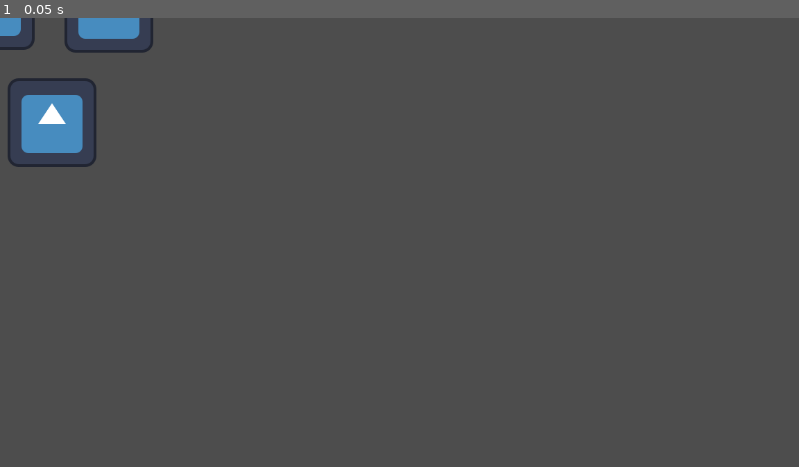
Above: before the commit, frame 1.
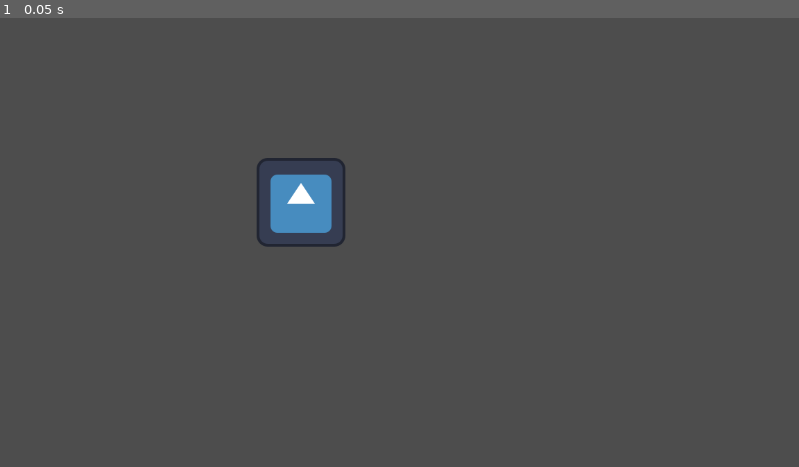
Above: after the commit, the same moment.

Repository: JuanBlancoEn/TheSoundsOfFreedom
Game: Godot game, scene res://Main.tscn
Same seed, same stepped clock (60 frames per second), same inputs: the game is played once before the commit and once after it. This scene is started directly instead of the project's main scene. The engine's default icon, where the game draws it, is replaced by a stand-in: a white triangle on a blue panel in a dark square.
Inputs:
- Up to frame 1 (0.05 s): no input

The runs differ from the first frame. In frame 1, 3.2% of the frame differs, in the area x 0-44%, y 0-52%.

Commit message:
personaje

Diff:
--- a/Main.tscn
+++ b/Main.tscn
@@ -1,17 +1,9 @@
-[gd_scene load_steps=2 format=3 uid="uid://cvnkj2vk12snb"]
+[gd_scene load_steps=2 format=3 uid="uid://biag61xl3r21w"]
 
 [ext_resource type="Texture2D" uid="uid://igkv4pd7j56x" path="res://icon.svg" id="1_ig7tw"]
 
 [node name="Node2D" type="Node2D"]
 
 [node name="Icon" type="Sprite2D" parent="."]
-position = Vector2(-14, -18)
+position = Vector2(434, 266)
 texture = ExtResource("1_ig7tw")
-
-[node name="Icon2" type="Sprite2D" parent="."]
-position = Vector2(157, -14)
-texture = ExtResource("1_ig7tw")
-
-[node name="Icono3" type="Sprite2D" parent="."]
-position = Vector2(75, 151)
-texture = ExtResource("1_ig7tw")
--- /dev/null
+++ b/character_body_2d.gd
@@ -0,0 +1,35 @@
+extends CharacterBody2D
+
+@onready var animated_sprite_2d: AnimatedSprite2D = $AnimatedSprite2D
+
+@export var velocidad : float = 150.0
+
+func _physics_process(delta):
+	var direccion = Input.get_vector("ui_left", "ui_right", "ui_up", "ui_down")
+
+	if direccion:
+		velocity = direccion * velocidad
+		animacion(direccion)
+	else:
+		velocity = velocity.move_toward(Vector2.ZERO, velocidad)
+		animated_sprite_2d.play("idle")
+
+	move_and_slide()
+
+func animacion(dir: Vector2):
+	var angulo = dir.angle()
+	var index = int(round(angulo / (PI / 4)))
+	index = posmod(index, 8)
+
+	var anim_names = [
+		"walk_right",
+		"w_down_right",
+		"walk_down",
+		"w_down_left",
+		"walk_left",
+		"w_up_left",
+		"walk_up",
+		"w_up_right"
+	]
+
+	animated_sprite_2d.play(anim_names[index])
--- /dev/null
+++ b/personaje.tscn
@@ -0,0 +1,572 @@
+[gd_scene load_steps=78 format=3 uid="uid://bf0c0n61kuuc1"]
+
+[ext_resource type="Script" uid="uid://cilx2ki50nueq" path="res://character_body_2d.gd" id="1_yppqc"]
+[ext_resource type="Texture2D" uid="uid://cf03ciwgjnpiu" path="res://personaje/Idle3.png" id="2_gj0cs"]
+[ext_resource type="Texture2D" uid="uid://c1dce65lo3vwb" path="res://personaje/Walk.png" id="3_ck3sb"]
+
+[sub_resource type="CircleShape2D" id="CircleShape2D_cx4ix"]
+
+[sub_resource type="AtlasTexture" id="AtlasTexture_35kqm"]
+atlas = ExtResource("2_gj0cs")
+region = Rect2(0, 64, 64, 64)
+
+[sub_resource type="AtlasTexture" id="AtlasTexture_1y5k2"]
+atlas = ExtResource("2_gj0cs")
+region = Rect2(64, 64, 64, 64)
+
+[sub_resource type="AtlasTexture" id="AtlasTexture_f8plh"]
+atlas = ExtResource("2_gj0cs")
+region = Rect2(128, 64, 64, 64)
+
+[sub_resource type="AtlasTexture" id="AtlasTexture_pqm5q"]
+atlas = ExtResource("2_gj0cs")
+region = Rect2(192, 64, 64, 64)
+
+[sub_resource type="AtlasTexture" id="AtlasTexture_2vb47"]
+atlas = ExtResource("2_gj0cs")
+region = Rect2(256, 64, 64, 64)
+
+[sub_resource type="AtlasTexture" id="AtlasTexture_xeorn"]
+atlas = ExtResource("2_gj0cs")
+region = Rect2(320, 64, 64, 64)
+
+[sub_resource type="AtlasTexture" id="AtlasTexture_chw5a"]
+atlas = ExtResource("2_gj0cs")
+region = Rect2(384, 64, 64, 64)
+
+[sub_resource type="AtlasTexture" id="AtlasTexture_wdwyh"]
+atlas = ExtResource("2_gj0cs")
+region = Rect2(448, 64, 64, 64)
+
+[sub_resource type="AtlasTexture" id="AtlasTexture_h755h"]
+atlas = ExtResource("3_ck3sb")
+region = Rect2(0, 192, 64, 64)
+
+[sub_resource type="AtlasTexture" id="AtlasTexture_pyv6t"]
+atlas = ExtResource("3_ck3sb")
+region = Rect2(64, 192, 64, 64)
+
+[sub_resource type="AtlasTexture" id="AtlasTexture_wyluk"]
+atlas = ExtResource("3_ck3sb")
+region = Rect2(128, 192, 64, 64)
+
+[sub_resource type="AtlasTexture" id="AtlasTexture_n8vmr"]
+atlas = ExtResource("3_ck3sb")
+region = Rect2(192, 192, 64, 64)
+
+[sub_resource type="AtlasTexture" id="AtlasTexture_vopn2"]
+atlas = ExtResource("3_ck3sb")
+region = Rect2(256, 192, 64, 64)
+
+[sub_resource type="AtlasTexture" id="AtlasTexture_3rvlt"]
+atlas = ExtResource("3_ck3sb")
+region = Rect2(320, 192, 64, 64)
+
+[sub_resource type="AtlasTexture" id="AtlasTexture_cgtbb"]
+atlas = ExtResource("3_ck3sb")
+region = Rect2(384, 192, 64, 64)
+
+[sub_resource type="AtlasTexture" id="AtlasTexture_8huex"]
+atlas = ExtResource("3_ck3sb")
+region = Rect2(448, 192, 64, 64)
+
+[sub_resource type="AtlasTexture" id="AtlasTexture_vpyix"]
+atlas = ExtResource("3_ck3sb")
+region = Rect2(0, 64, 64, 64)
+
+[sub_resource type="AtlasTexture" id="AtlasTexture_mcxej"]
+atlas = ExtResource("3_ck3sb")
+region = Rect2(64, 64, 64, 64)
+
+[sub_resource type="AtlasTexture" id="AtlasTexture_pe31f"]
+atlas = ExtResource("3_ck3sb")
+region = Rect2(128, 64, 64, 64)
+
+[sub_resource type="AtlasTexture" id="AtlasTexture_y2l4a"]
+atlas = ExtResource("3_ck3sb")
+region = Rect2(192, 64, 64, 64)
+
+[sub_resource type="AtlasTexture" id="AtlasTexture_hujys"]
+atlas = ExtResource("3_ck3sb")
+region = Rect2(256, 64, 64, 64)
+
+[sub_resource type="AtlasTexture" id="AtlasTexture_585sv"]
+atlas = ExtResource("3_ck3sb")
+region = Rect2(320, 64, 64, 64)
+
+[sub_resource type="AtlasTexture" id="AtlasTexture_q2cvw"]
+atlas = ExtResource("3_ck3sb")
+region = Rect2(384, 64, 64, 64)
+
+[sub_resource type="AtlasTexture" id="AtlasTexture_x7w2g"]
+atlas = ExtResource("3_ck3sb")
+region = Rect2(448, 64, 64, 64)
+
+[sub_resource type="AtlasTexture" id="AtlasTexture_wiotw"]
+atlas = ExtResource("3_ck3sb")
+region = Rect2(0, 320, 64, 64)
+
+[sub_resource type="AtlasTexture" id="AtlasTexture_pcrpr"]
+atlas = ExtResource("3_ck3sb")
+region = Rect2(64, 320, 64, 64)
+
+[sub_resource type="AtlasTexture" id="AtlasTexture_qhqe6"]
+atlas = ExtResource("3_ck3sb")
+region = Rect2(128, 320, 64, 64)
+
+[sub_resource type="AtlasTexture" id="AtlasTexture_ut7ew"]
+atlas = ExtResource("3_ck3sb")
+region = Rect2(192, 320, 64, 64)
+
+[sub_resource type="AtlasTexture" id="AtlasTexture_cyfcw"]
+atlas = ExtResource("3_ck3sb")
+region = Rect2(256, 320, 64, 64)
+
+[sub_resource type="AtlasTexture" id="AtlasTexture_baaeu"]
+atlas = ExtResource("3_ck3sb")
+region = Rect2(320, 320, 64, 64)
+
+[sub_resource type="AtlasTexture" id="AtlasTexture_d6vrp"]
+atlas = ExtResource("3_ck3sb")
+region = Rect2(384, 320, 64, 64)
+
+[sub_resource type="AtlasTexture" id="AtlasTexture_f0sqd"]
+atlas = ExtResource("3_ck3sb")
+region = Rect2(448, 320, 64, 64)
+
+[sub_resource type="AtlasTexture" id="AtlasTexture_b2nqx"]
+atlas = ExtResource("3_ck3sb")
+region = Rect2(0, 448, 64, 64)
+
+[sub_resource type="AtlasTexture" id="AtlasTexture_kwltd"]
+atlas = ExtResource("3_ck3sb")
+region = Rect2(64, 448, 64, 64)
+
+[sub_resource type="AtlasTexture" id="AtlasTexture_0xjar"]
+atlas = ExtResource("3_ck3sb")
+region = Rect2(128, 448, 64, 64)
+
+[sub_resource type="AtlasTexture" id="AtlasTexture_8segr"]
+atlas = ExtResource("3_ck3sb")
+region = Rect2(192, 448, 64, 64)
+
+[sub_resource type="AtlasTexture" id="AtlasTexture_t5t66"]
+atlas = ExtResource("3_ck3sb")
+region = Rect2(256, 448, 64, 64)
+
+[sub_resource type="AtlasTexture" id="AtlasTexture_83km4"]
+atlas = ExtResource("3_ck3sb")
+region = Rect2(320, 448, 64, 64)
+
+[sub_resource type="AtlasTexture" id="AtlasTexture_ypa8i"]
+atlas = ExtResource("3_ck3sb")
+region = Rect2(384, 448, 64, 64)
+
+[sub_resource type="AtlasTexture" id="AtlasTexture_hmipk"]
+atlas = ExtResource("3_ck3sb")
+region = Rect2(448, 448, 64, 64)
+
+[sub_resource type="AtlasTexture" id="AtlasTexture_1sfr5"]
+atlas = ExtResource("3_ck3sb")
+region = Rect2(0, 128, 64, 64)
+
+[sub_resource type="AtlasTexture" id="AtlasTexture_t0mwh"]
+atlas = ExtResource("3_ck3sb")
+region = Rect2(64, 128, 64, 64)
+
+[sub_resource type="AtlasTexture" id="AtlasTexture_h43m4"]
+atlas = ExtResource("3_ck3sb")
+region = Rect2(128, 128, 64, 64)
+
+[sub_resource type="AtlasTexture" id="AtlasTexture_6sw18"]
+atlas = ExtResource("3_ck3sb")
+region = Rect2(192, 128, 64, 64)
+
+[sub_resource type="AtlasTexture" id="AtlasTexture_7qrx2"]
+atlas = ExtResource("3_ck3sb")
+region = Rect2(256, 128, 64, 64)
+
+[sub_resource type="AtlasTexture" id="AtlasTexture_l2qse"]
+atlas = ExtResource("3_ck3sb")
+region = Rect2(320, 128, 64, 64)
+
+[sub_resource type="AtlasTexture" id="AtlasTexture_lj84d"]
+atlas = ExtResource("3_ck3sb")
+region = Rect2(384, 128, 64, 64)
+
+[sub_resource type="AtlasTexture" id="AtlasTexture_ay2ko"]
+atlas = ExtResource("3_ck3sb")
+region = Rect2(448, 128, 64, 64)
+
+[sub_resource type="AtlasTexture" id="AtlasTexture_54m2x"]
+atlas = ExtResource("3_ck3sb")
+region = Rect2(0, 256, 64, 64)
+
+[sub_resource type="AtlasTexture" id="AtlasTexture_35jq0"]
+atlas = ExtResource("3_ck3sb")
+region = Rect2(64, 256, 64, 64)
+
+[sub_resource type="AtlasTexture" id="AtlasTexture_6jop0"]
+atlas = ExtResource("3_ck3sb")
+region = Rect2(128, 256, 64, 64)
+
+[sub_resource type="AtlasTexture" id="AtlasTexture_khu12"]
+atlas = ExtResource("3_ck3sb")
+region = Rect2(192, 256, 64, 64)
+
+[sub_resource type="AtlasTexture" id="AtlasTexture_vvejh"]
+atlas = ExtResource("3_ck3sb")
+region = Rect2(256, 256, 64, 64)
+
+[sub_resource type="AtlasTexture" id="AtlasTexture_h3rte"]
+atlas = ExtResource("3_ck3sb")
+region = Rect2(320, 256, 64, 64)
+
+[sub_resource type="AtlasTexture" id="AtlasTexture_3e8jb"]
+atlas = ExtResource("3_ck3sb")
+region = Rect2(384, 256, 64, 64)
+
+[sub_resource type="AtlasTexture" id="AtlasTexture_uq1mh"]
+atlas = ExtResource("3_ck3sb")
+region = Rect2(448, 256, 64, 64)
+
+[sub_resource type="AtlasTexture" id="AtlasTexture_esy4n"]
+atlas = ExtResource("3_ck3sb")
+region = Rect2(0, 0, 64, 64)
+
+[sub_resource type="AtlasTexture" id="AtlasTexture_c8dqh"]
+atlas = ExtResource("3_ck3sb")
+region = Rect2(64, 0, 64, 64)
+
+[sub_resource type="AtlasTexture" id="AtlasTexture_dqbhs"]
+atlas = ExtResource("3_ck3sb")
+region = Rect2(128, 0, 64, 64)
+
+[sub_resource type="AtlasTexture" id="AtlasTexture_h5og3"]
+atlas = ExtResource("3_ck3sb")
+region = Rect2(192, 0, 64, 64)
+
+[sub_resource type="AtlasTexture" id="AtlasTexture_hnia0"]
+atlas = ExtResource("3_ck3sb")
+region = Rect2(256, 0, 64, 64)
+
+[sub_resource type="AtlasTexture" id="AtlasTexture_8l85w"]
+atlas = ExtResource("3_ck3sb")
+region = Rect2(320, 0, 64, 64)
+
+[sub_resource type="AtlasTexture" id="AtlasTexture_tsbjb"]
+atlas = ExtResource("3_ck3sb")
+region = Rect2(384, 0, 64, 64)
+
+[sub_resource type="AtlasTexture" id="AtlasTexture_4r07w"]
+atlas = ExtResource("3_ck3sb")
+region = Rect2(448, 0, 64, 64)
+
+[sub_resource type="AtlasTexture" id="AtlasTexture_0yohh"]
+atlas = ExtResource("3_ck3sb")
+region = Rect2(0, 384, 64, 64)
+
+[sub_resource type="AtlasTexture" id="AtlasTexture_55gr4"]
+atlas = ExtResource("3_ck3sb")
+region = Rect2(64, 384, 64, 64)
+
+[sub_resource type="AtlasTexture" id="AtlasTexture_1w6j8"]
+atlas = ExtResource("3_ck3sb")
+region = Rect2(128, 384, 64, 64)
+
+[sub_resource type="AtlasTexture" id="AtlasTexture_yhouv"]
+atlas = ExtResource("3_ck3sb")
+region = Rect2(192, 384, 64, 64)
+
+[sub_resource type="AtlasTexture" id="AtlasTexture_omlps"]
+atlas = ExtResource("3_ck3sb")
+region = Rect2(256, 384, 64, 64)
+
+[sub_resource type="AtlasTexture" id="AtlasTexture_30d3f"]
+atlas = ExtResource("3_ck3sb")
+region = Rect2(320, 384, 64, 64)
+
+[sub_resource type="AtlasTexture" id="AtlasTexture_8xv6e"]
+atlas = ExtResource("3_ck3sb")
+region = Rect2(384, 384, 64, 64)
+
+[sub_resource type="AtlasTexture" id="AtlasTexture_1rde6"]
+atlas = ExtResource("3_ck3sb")
+region = Rect2(448, 384, 64, 64)
+
+[sub_resource type="SpriteFrames" id="SpriteFrames_fj5bu"]
+animations = [{
+"frames": [{
+"duration": 1.0,
+"texture": SubResource("AtlasTexture_35kqm")
+}, {
+"duration": 1.0,
+"texture": SubResource("AtlasTexture_1y5k2")
+}, {
+"duration": 1.0,
+"texture": SubResource("AtlasTexture_f8plh")
+}, {
+"duration": 1.0,
+"texture": SubResource("AtlasTexture_pqm5q")
+}, {
+"duration": 1.0,
+"texture": SubResource("AtlasTexture_2vb47")
+}, {
+"duration": 1.0,
+"texture": SubResource("AtlasTexture_xeorn")
+}, {
+"duration": 1.0,
+"texture": SubResource("AtlasTexture_chw5a")
+}, {
+"duration": 1.0,
+"texture": SubResource("AtlasTexture_wdwyh")
+}],
+"loop": true,
+"name": &"idle",
+"speed": 5.0
+}, {
+"frames": [{
+"duration": 1.0,
+"texture": SubResource("AtlasTexture_h755h")
+}, {
+"duration": 1.0,
+"texture": SubResource("AtlasTexture_pyv6t")
+}, {
+"duration": 1.0,
+"texture": SubResource("AtlasTexture_wyluk")
+}, {
+"duration": 1.0,
+"texture": SubResource("AtlasTexture_n8vmr")
+}, {
+"duration": 1.0,
+"texture": SubResource("AtlasTexture_vopn2")
+}, {
+"duration": 1.0,
+"texture": SubResource("AtlasTexture_3rvlt")
+}, {
+"duration": 1.0,
+"texture": SubResource("AtlasTexture_cgtbb")
+}, {
+"duration": 1.0,
+"texture": SubResource("AtlasTexture_8huex")
+}],
+"loop": true,
+"name": &"w_down_left",
+"speed": 5.0
+}, {
+"frames": [{
+"duration": 1.0,
+"texture": SubResource("AtlasTexture_vpyix")
+}, {
+"duration": 1.0,
+"texture": SubResource("AtlasTexture_mcxej")
+}, {
+"duration": 1.0,
+"texture": SubResource("AtlasTexture_pe31f")
+}, {
+"duration": 1.0,
+"texture": SubResource("AtlasTexture_y2l4a")
+}, {
+"duration": 1.0,
+"texture": SubResource("AtlasTexture_hujys")
+}, {
+"duration": 1.0,
+"texture": SubResource("AtlasTexture_585sv")
+}, {
+"duration": 1.0,
+"texture": SubResource("AtlasTexture_q2cvw")
+}, {
+"duration": 1.0,
+"texture": SubResource("AtlasTexture_x7w2g")
+}],
+"loop": true,
+"name": &"w_down_right",
+"speed": 5.0
+}, {
+"frames": [{
+"duration": 1.0,
+"texture": SubResource("AtlasTexture_wiotw")
+}, {
+"duration": 1.0,
+"texture": SubResource("AtlasTexture_pcrpr")
+}, {
+"duration": 1.0,
+"texture": SubResource("AtlasTexture_qhqe6")
+}, {
+"duration": 1.0,
+"texture": SubResource("AtlasTexture_ut7ew")
+}, {
+"duration": 1.0,
+"texture": SubResource("AtlasTexture_cyfcw")
+}, {
+"duration": 1.0,
+"texture": SubResource("AtlasTexture_baaeu")
+}, {
+"duration": 1.0,
+"texture": SubResource("AtlasTexture_d6vrp")
+}, {
+"duration": 1.0,
+"texture": SubResource("AtlasTexture_f0sqd")
+}],
+"loop": true,
+"name": &"w_up_left",
+"speed": 5.0
+}, {
+"frames": [{
+"duration": 1.0,
+"texture": SubResource("AtlasTexture_b2nqx")
+}, {
+"duration": 1.0,
+"texture": SubResource("AtlasTexture_kwltd")
+}, {
+"duration": 1.0,
+"texture": SubResource("AtlasTexture_0xjar")
+}, {
+"duration": 1.0,
+"texture": SubResource("AtlasTexture_8segr")
+}, {
+"duration": 1.0,
+"texture": SubResource("AtlasTexture_t5t66")
+}, {
+"duration": 1.0,
+"texture": SubResource("AtlasTexture_83km4")
+}, {
+"duration": 1.0,
+"texture": SubResource("AtlasTexture_ypa8i")
+}, {
+"duration": 1.0,
+"texture": SubResource("AtlasTexture_hmipk")
+}],
+"loop": true,
+"name": &"w_up_right",
+"speed": 5.0
+}, {
+"frames": [{
+"duration": 1.0,
+"texture": SubResource("AtlasTexture_1sfr5")
+}, {
+"duration": 1.0,
+"texture": SubResource("AtlasTexture_t0mwh")
+}, {
+"duration": 1.0,
+"texture": SubResource("AtlasTexture_h43m4")
+}, {
+"duration": 1.0,
+"texture": SubResource("AtlasTexture_6sw18")
+}, {
+"duration": 1.0,
+"texture": SubResource("AtlasTexture_7qrx2")
+}, {
+"duration": 1.0,
+"texture": SubResource("AtlasTexture_l2qse")
+}, {
+"duration": 1.0,
+"texture": SubResource("AtlasTexture_lj84d")
+}, {
+"duration": 1.0,
+"texture": SubResource("AtlasTexture_ay2ko")
+}],
+"loop": true,
+"name": &"walk_down",
+"speed": 5.0
+}, {
+"frames": [{
+"duration": 1.0,
+"texture": SubResource("AtlasTexture_54m2x")
+}, {
+"duration": 1.0,
+"texture": SubResource("AtlasTexture_35jq0")
+}, {
+"duration": 1.0,
+"texture": SubResource("AtlasTexture_6jop0")
+}, {
+"duration": 1.0,
+"texture": SubResource("AtlasTexture_khu12")
+}, {
+"duration": 1.0,
+"texture": SubResource("AtlasTexture_vvejh")
+}, {
+"duration": 1.0,
+"texture": SubResource("AtlasTexture_h3rte")
+}, {
+"duration": 1.0,
+"texture": SubResource("AtlasTexture_3e8jb")
+}, {
+"duration": 1.0,
+"texture": SubResource("AtlasTexture_uq1mh")
+}],
+"loop": true,
+"name": &"walk_left",
+"speed": 5.0
+}, {
+"frames": [{
+"duration": 1.0,
+"texture": SubResource("AtlasTexture_esy4n")
+}, {
+"duration": 1.0,
+"texture": SubResource("AtlasTexture_c8dqh")
+}, {
+"duration": 1.0,
+"texture": SubResource("AtlasTexture_dqbhs")
+}, {
+"duration": 1.0,
+"texture": SubResource("AtlasTexture_h5og3")
+}, {
+"duration": 1.0,
+"texture": SubResource("AtlasTexture_hnia0")
+}, {
+"duration": 1.0,
+"texture": SubResource("AtlasTexture_8l85w")
+}, {
+"duration": 1.0,
+"texture": SubResource("AtlasTexture_tsbjb")
+}, {
+"duration": 1.0,
+"texture": SubResource("AtlasTexture_4r07w")
+}],
+"loop": true,
+"name": &"walk_right",
+"speed": 5.0
+}, {
+"frames": [{
+"duration": 1.0,
+"texture": SubResource("AtlasTexture_0yohh")
+}, {
+"duration": 1.0,
+"texture": SubResource("AtlasTexture_55gr4")
+}, {
+"duration": 1.0,
+"texture": SubResource("AtlasTexture_1w6j8")
+}, {
+"duration": 1.0,
+"texture": SubResource("AtlasTexture_yhouv")
+}, {
+"duration": 1.0,
+"texture": SubResource("AtlasTexture_omlps")
+}, {
+"duration": 1.0,
+"texture": SubResource("AtlasTexture_30d3f")
+}, {
+"duration": 1.0,
+"texture": SubResource("AtlasTexture_8xv6e")
+}, {
+"duration": 1.0,
+"texture": SubResource("AtlasTexture_1rde6")
+}],
+"loop": true,
+"name": &"walk_up",
+"speed": 5.0
+}]
+
+[node name="Personaje" type="Node2D"]
+
+[node name="CharacterBody2D" type="CharacterBody2D" parent="."]
+position = Vector2(152, 100)
+script = ExtResource("1_yppqc")
+
+[node name="CollisionShape2D" type="CollisionShape2D" parent="CharacterBody2D"]
+shape = SubResource("CircleShape2D_cx4ix")
+
+[node name="AnimatedSprite2D" type="AnimatedSprite2D" parent="CharacterBody2D"]
+sprite_frames = SubResource("SpriteFrames_fj5bu")
+animation = &"walk_right"
--- a/project.godot
+++ b/project.godot
@@ -11,7 +11,7 @@
 [application]
 
 config/name="TheSoundsOfFreedom"
-run/main_scene="uid://bfo8uqdh2guk8"
+run/main_scene="uid://bf0c0n61kuuc1"
 config/features=PackedStringArray("4.5", "GL Compatibility")
 config/icon="res://icon.svg"
 
Not shown, added: character_body_2d.gd.uid
Binary file added: personaje/Idle3.png
Not shown, added: personaje/Idle3.png.import
Binary file added: personaje/Walk.png
Not shown, added: personaje/Walk.png.import
Not shown, changed: resources/Chest/Level1Chest.png.import
Not shown, changed: resources/Chest/Level2Chest.png.import
Not shown, changed: resources/Chest/Level3Chest.png.import
Not shown, changed: resources/Crates/2Crate.png.import
Not shown, changed: resources/Crates/Crate1.png.import
Not shown, changed: resources/Explosive Barrel/Barrel Hit Animation Sheet.png.import
Not shown, changed: resources/Explosive Barrel/Explosion Animation Sheet.png.import
(and 32 more such lines)
